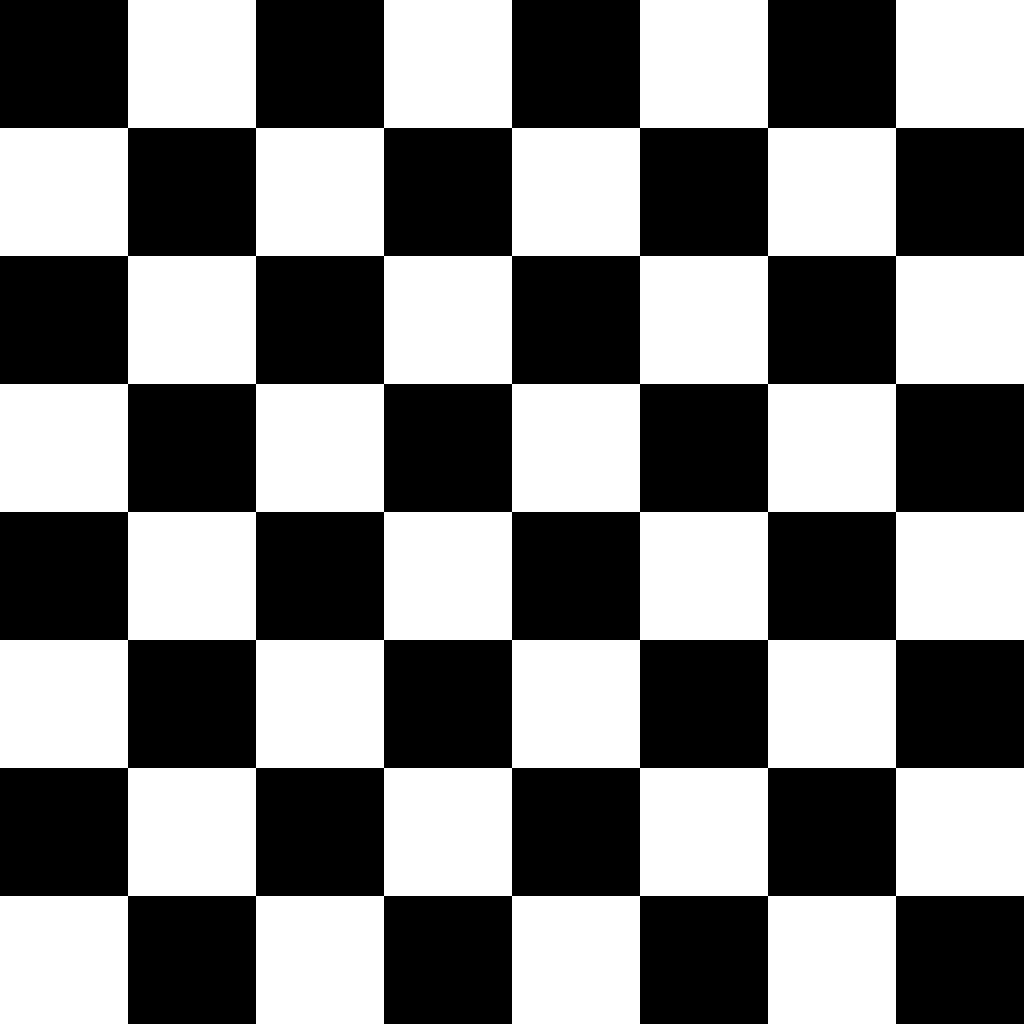
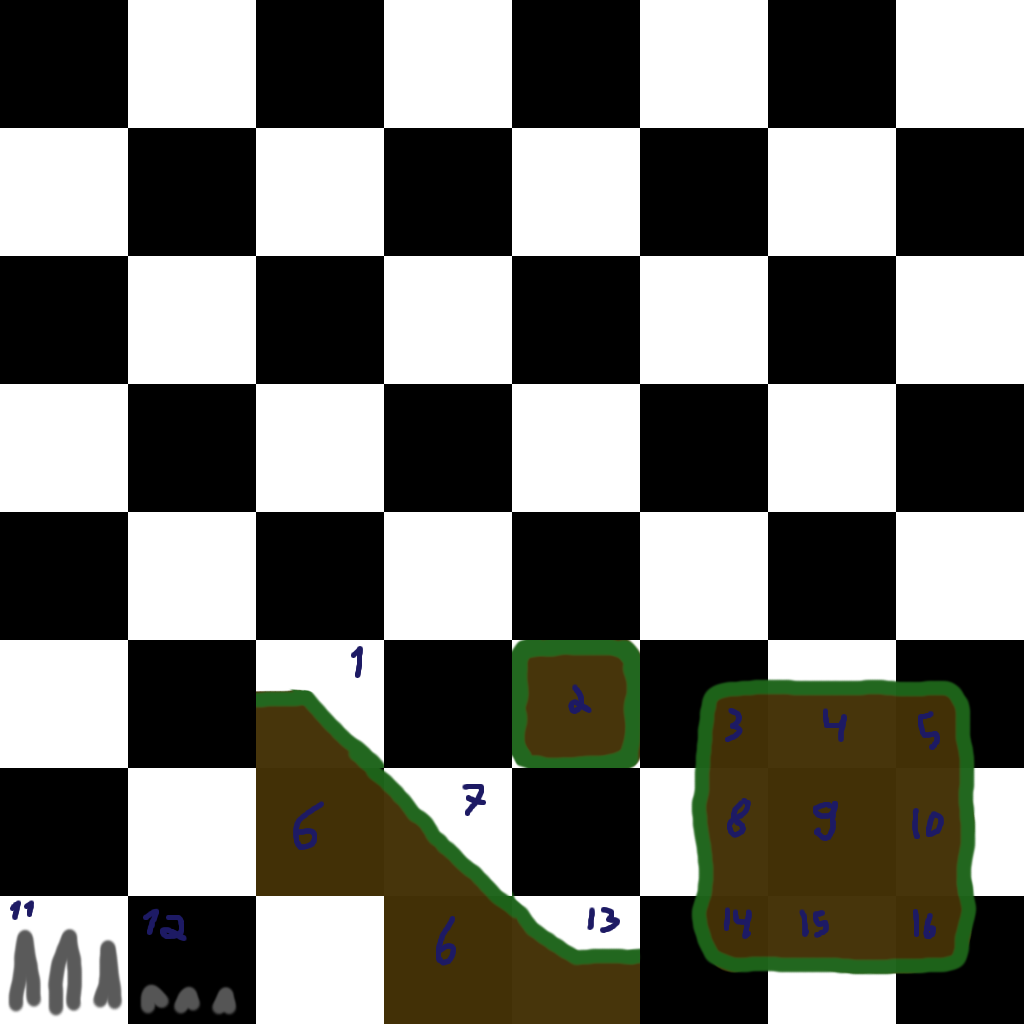
Layers edited between the first and the second 1024×1024 image:
added layer "Numeração" above "Preenchimento" over [10, 646, 944, 966]
added layer "Preenchimento" (98%) above "Layer" over [7, 640, 978, 1024]
